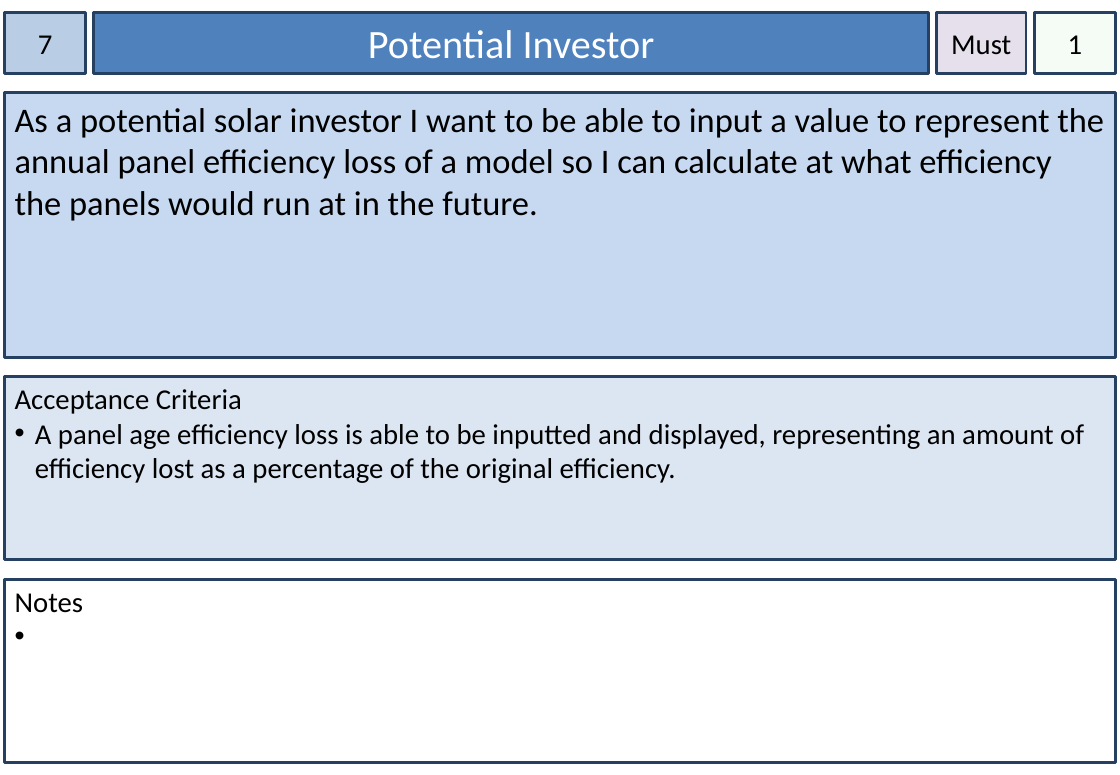
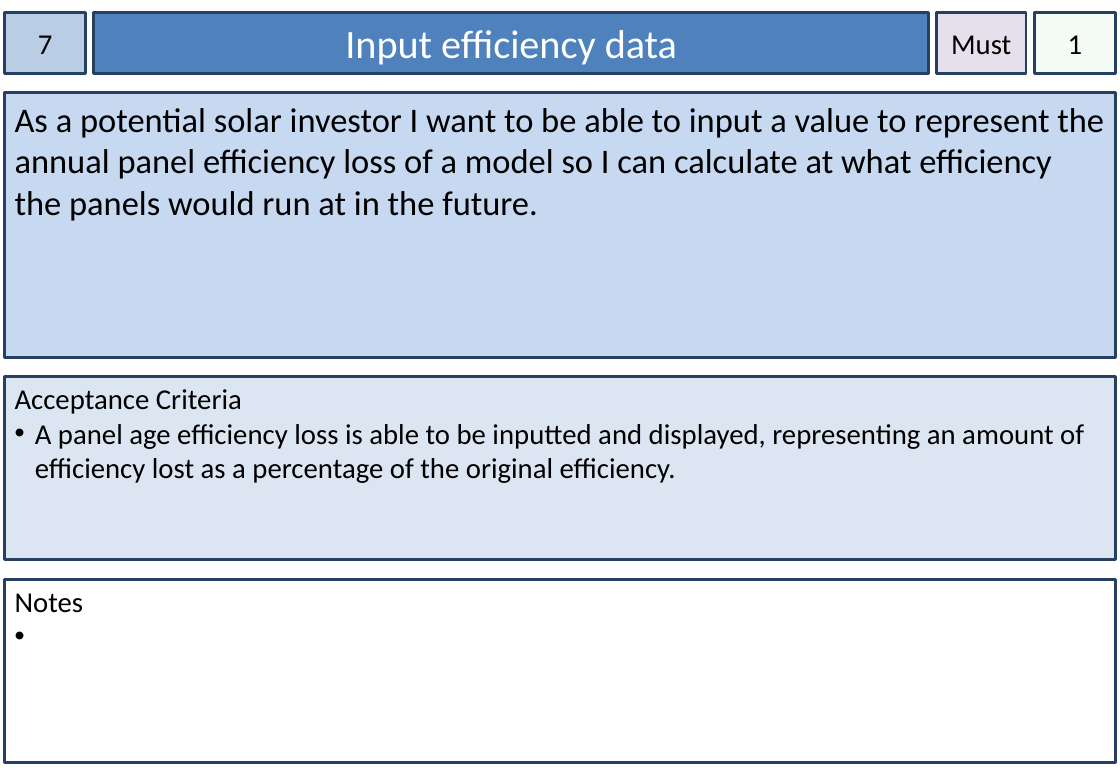
Before and after one commit to dkartaschew/anonymous-solarenergy, a slide deck: slide 7 of Documentation/User Stories.pptx. Drawn at 1120x775 pixels with LibreOffice and Linux fonts; fonts in the diff are those of the drawing. Boxes give left, top, right and bottom in pixels: in the first picture for what was removed or moved away, otherwise in the second. Text is boxed around its words. In the diff, an @@ line names an element or a change of style, - is before the commit and + after.

```diff
--- a/Documentation/User Stories.pptx
+++ b/Documentation/User Stories.pptx
@@ text in rectangle at (345, 30, 677, 65): text changed @@
-Potential Investor
+Input efficiency data
```
Also in this commit, not shown: 3 other slides changed, 1 other file.
